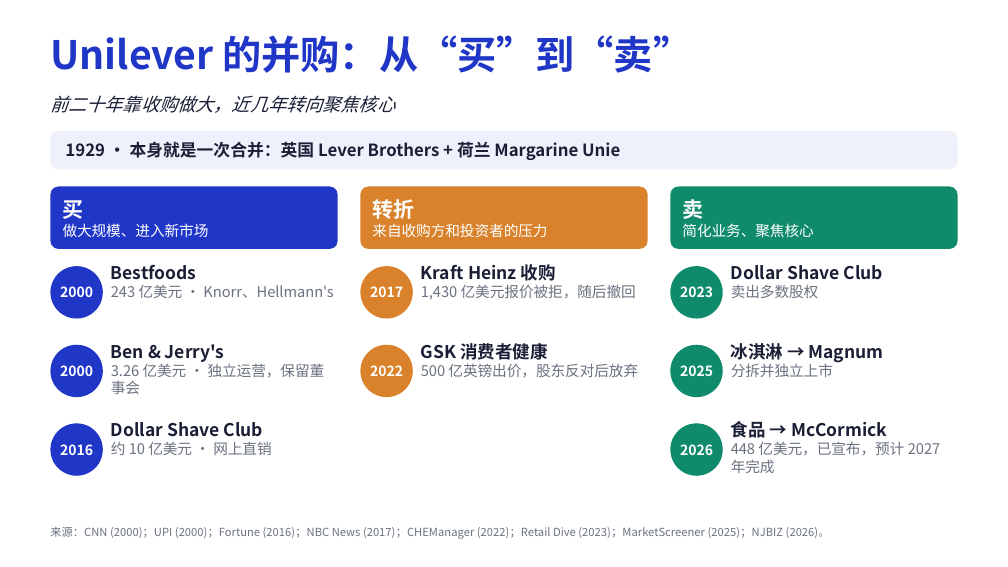
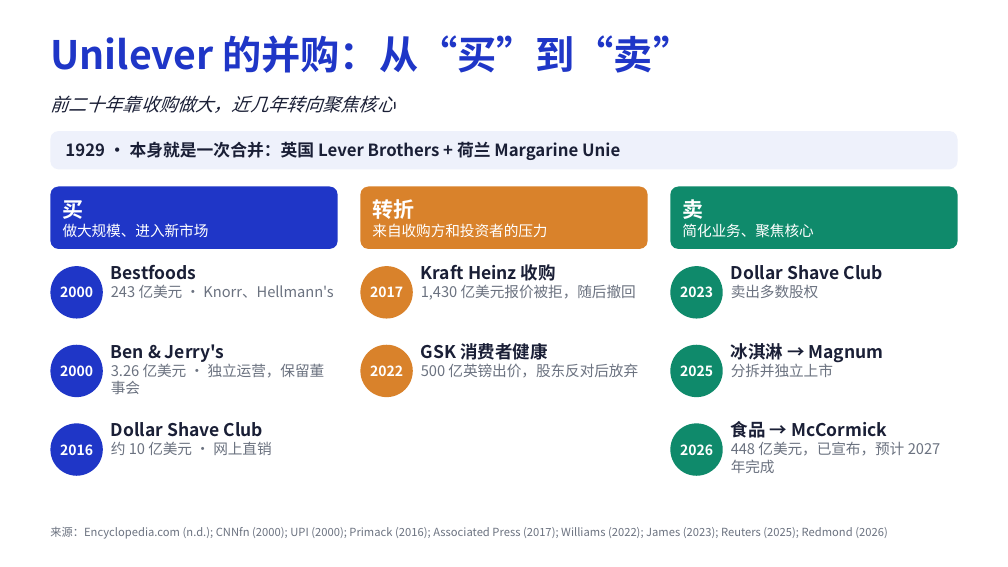
Before and after one commit to dollar3651314/mymba, a slide deck: slide 2 of content/busi1763/files/Unilever_MA_CN.pptx (slide 1 before the commit). Drawn at 1008x567 pixels with LibreOffice and Linux fonts; fonts in the diff are those of the drawing. Boxes give left, top, right and bottom in pixels: in the first picture for what was removed or moved away, otherwise in the second. Text is boxed around its words. In the diff, an @@ line names an element or a change of style, - is before the commit and + after.

```diff
--- a/content/busi1763/files/Unilever_MA_CN.pptx
+++ b/content/busi1763/files/Unilever_MA_CN.pptx
@@ text at (50, 527, 887, 539): text changed @@
-来源：CNN (2000)；UPI (2000)；Fortune (2016)；NBC News (2017)；CHEManager (2022)；Retail Dive (2023)；MarketScreener (2025)；NJBIZ (2026)。
+来源：Encyclopedia.com (n.d.); CNNfn (2000); UPI (2000); Primack (2016); Associated Press (2017); Williams (2022); James (2023); Reuters (2025); Redmond (2026)
```
Also in this commit, not shown: 1 other slide changed, 2 slides added, 5 other files.
